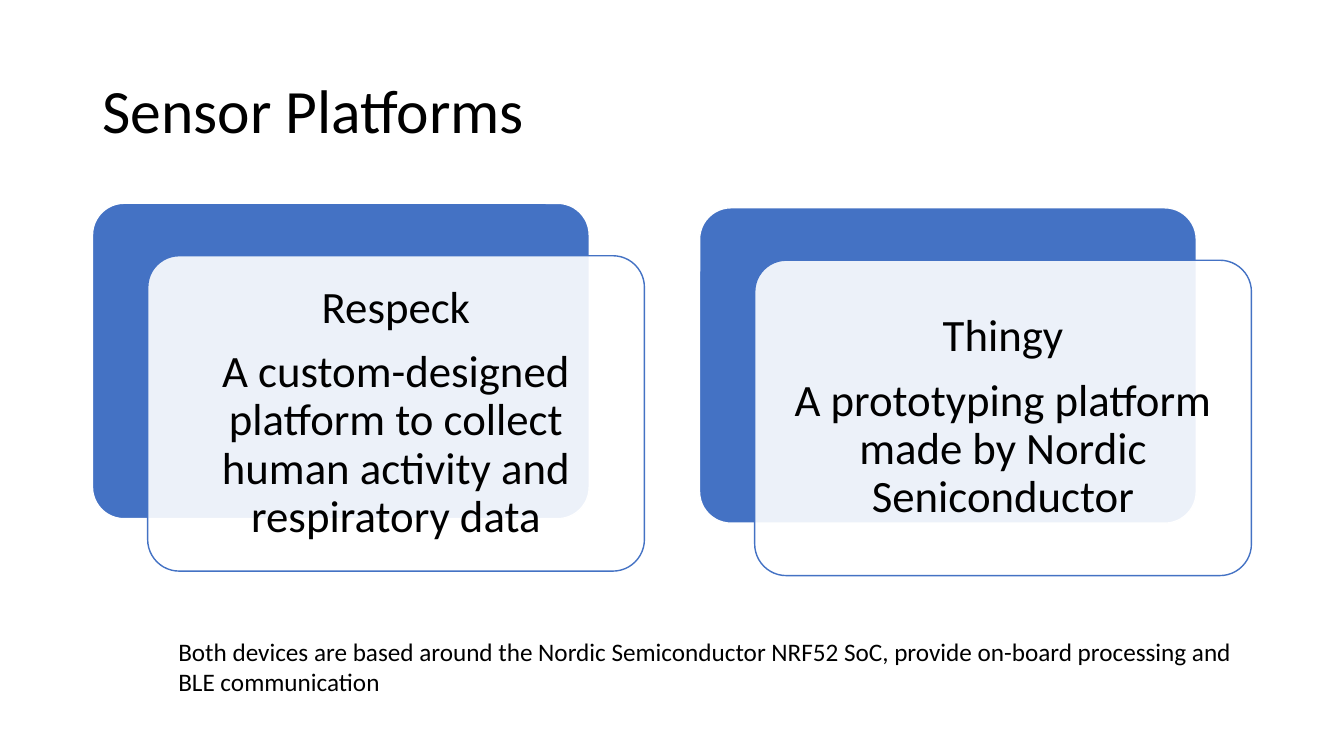
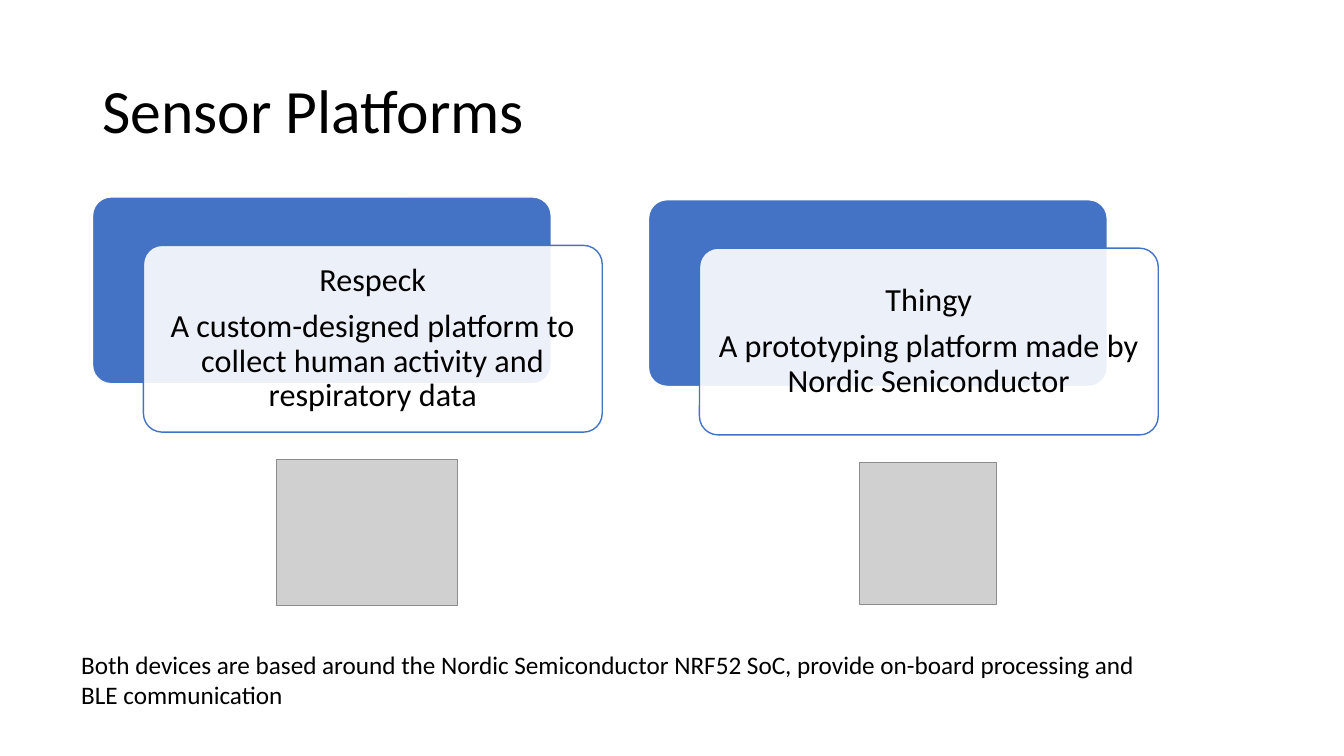
Before and after one commit to savakazakov/pdiot-practical, a slide deck: slide 2 of sensor_platform_introduction.pptx. Drawn at 1344x756 pixels with LibreOffice and Linux fonts; fonts in the diff are those of the drawing; grey boxes stand for pictures. Boxes give left, top, right and bottom in pixels: in the first picture for what was removed or moved away, otherwise in the second. Text is boxed around its words. In the diff, an @@ line names an element or a change of style, - is before the commit and + after.

```diff
--- a/sensor_platform_introduction.pptx
+++ b/sensor_platform_introduction.pptx
@@ rounded rectangle: place and size @@
-rounded rectangle at bbox=[93, 204, 590, 519]
+rounded rectangle at bbox=[93, 197, 552, 383]
@@ rounded rectangle: place and size @@
-rounded rectangle at bbox=[700, 208, 1197, 523]
+rounded rectangle at bbox=[648, 200, 1107, 386]
@@ rounded rectangle: place and size @@
-rounded rectangle at bbox=[148, 256, 645, 572]
+rounded rectangle at bbox=[143, 245, 602, 432]
@@ text "Respeck": place and size @@
-text "Respeck" at bbox=[222, 292, 570, 540]
+text "Respeck" at bbox=[171, 268, 574, 412]
@@ text "Respeck" at bbox=[171, 268, 574, 412]: size 32 to 23 pt; less space between paragraphs @@
@@ rounded rectangle: place and size @@
-rounded rectangle at bbox=[755, 260, 1252, 576]
+rounded rectangle at bbox=[700, 248, 1158, 435]
@@ text "Thingy" at bbox=[719, 288, 1138, 393]: size 32 to 23 pt; less space between paragraphs @@
@@ text "Thingy": place and size @@
-text "Thingy" at bbox=[795, 320, 1211, 513]
+text "Thingy" at bbox=[719, 288, 1138, 393]
@@ picture added at bbox=[276, 460, 458, 606] @@
@@ picture added at bbox=[860, 463, 997, 605] @@
@@ text "Both devices are based around ...": place and size @@
-text "Both devices are based around ..." at bbox=[178, 643, 1231, 692]
+text "Both devices are based around ..." at bbox=[81, 656, 1134, 704]
```
Also in this commit, not shown: 5 slides added, 1 slide removed.
